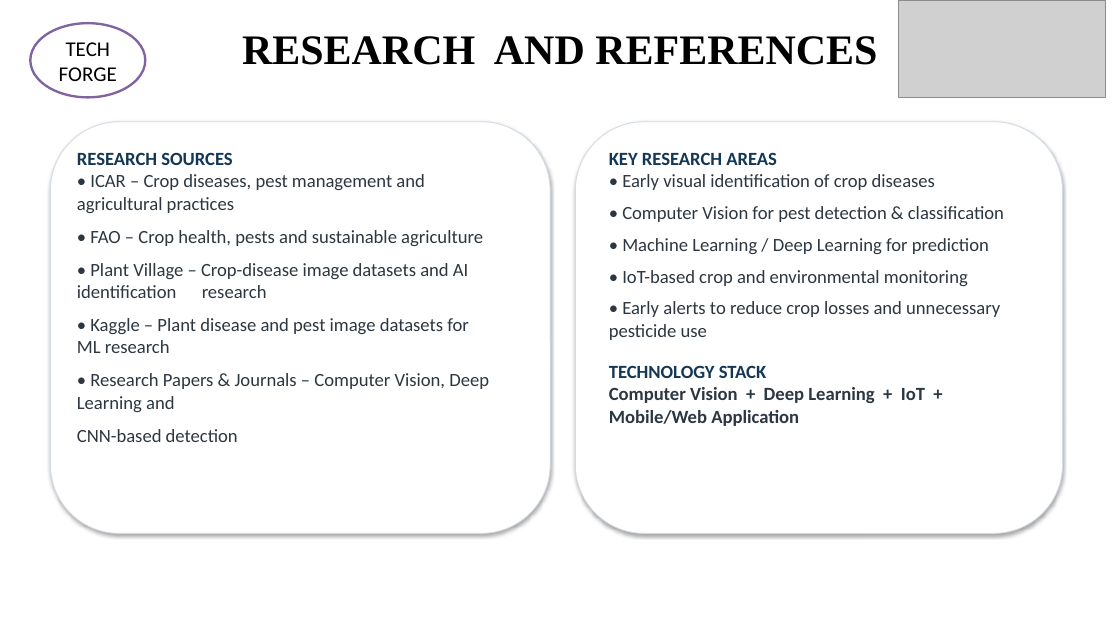
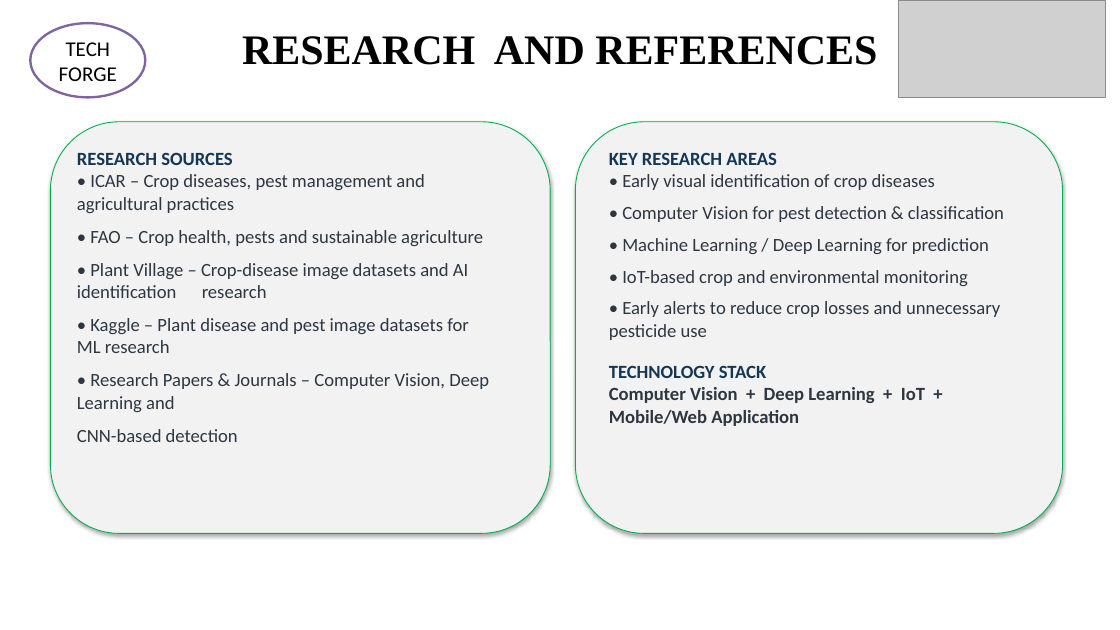
Before and after one commit to sivaprasantham6/SIH26-A0H-T052, a slide deck: slide 6 of share/SIH2026-A0H-T-052-SIH26131_Presentation.pptx. Drawn at 1120x630 pixels with LibreOffice and Linux fonts; fonts in the diff are those of the drawing; grey boxes stand for pictures. Boxes give left, top, right and bottom in pixels: in the first picture for what was removed or moved away, otherwise in the second. Text is boxed around its words. In the diff, an @@ line names an element or a change of style, - is before the commit and + after.

```diff
--- a/share/SIH2026-A0H-T-052-SIH26131_Presentation.pptx
+++ b/share/SIH2026-A0H-T-052-SIH26131_Presentation.pptx
@@ rounded rectangle at [50,122,550,534]: fill #FFFFFF to #F2F2F2; outline #D2DCE6 0.75 pt to #00B050 0.75 pt @@
@@ rounded rectangle at [576,122,1063,534]: fill #FFFFFF to #F2F2F2; outline #D2DCE6 0.75 pt to #00B050 0.75 pt @@
```
Also in this commit, not shown: 2 other slides changed, 1 slide added, 1 slide removed.
